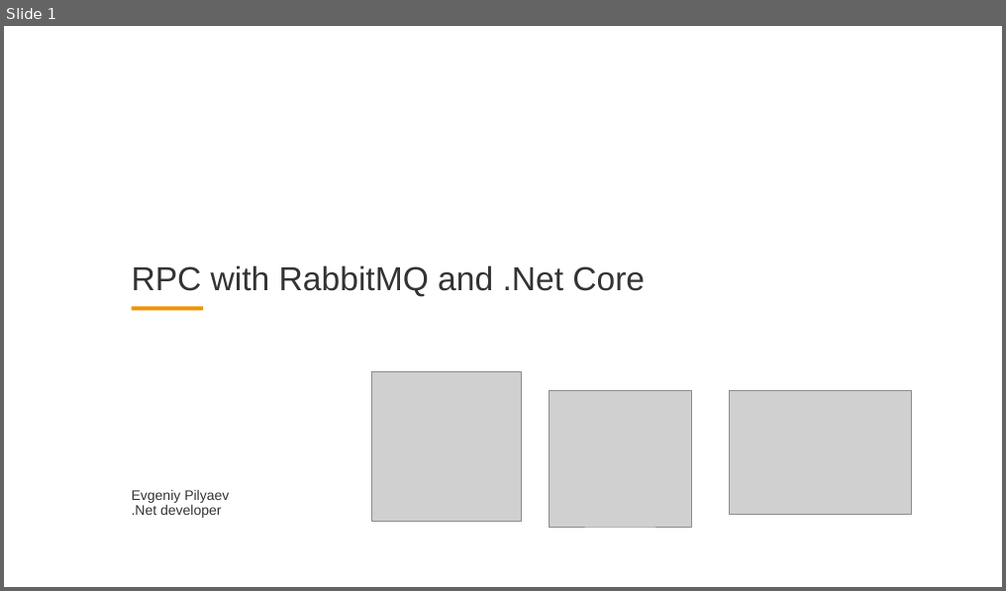
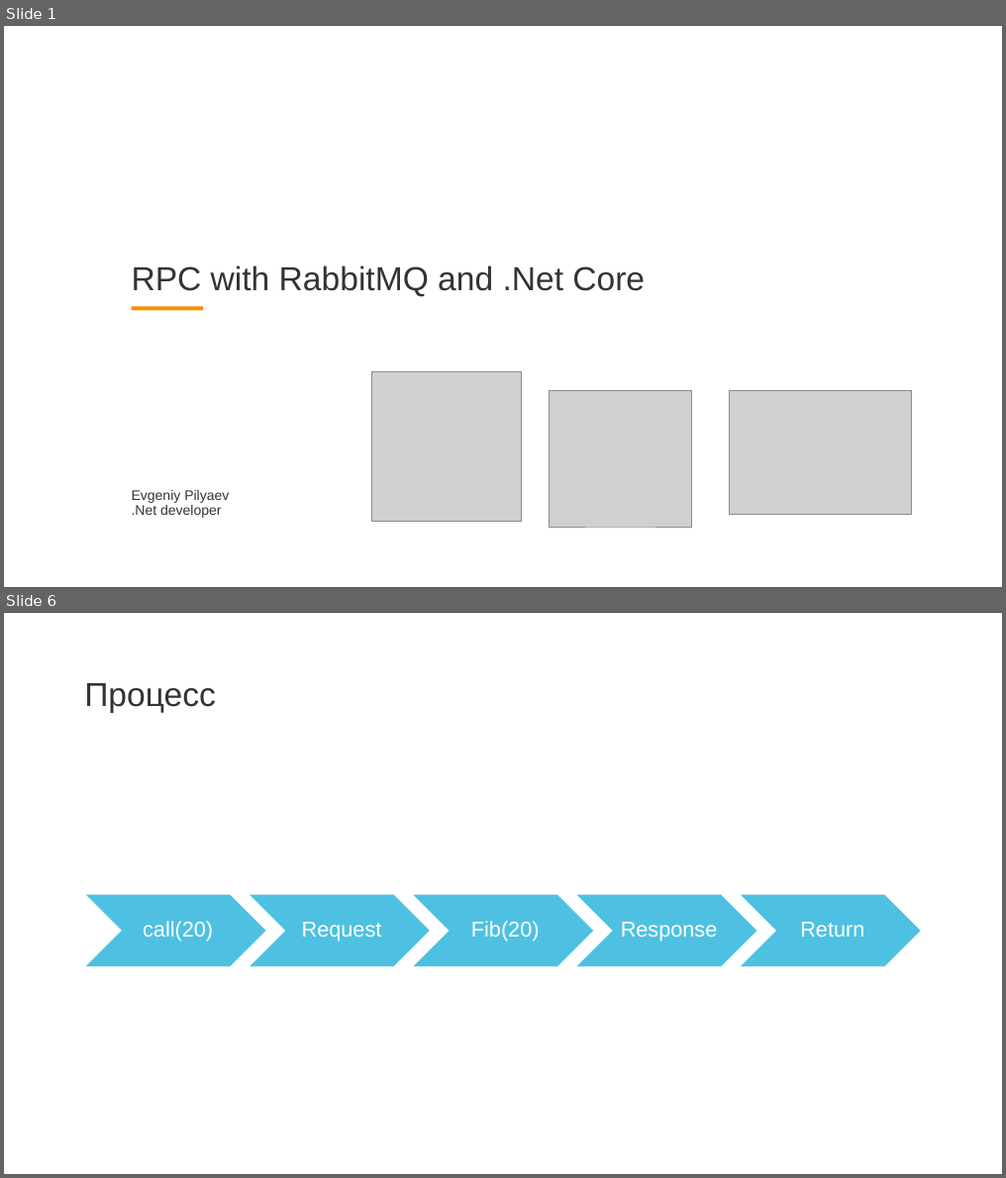
Before and after one commit to EPilyaev/RabbitMQNetCore, a slide deck: RMQ_RPC.pptm. Shown one above the other, each under a label of ours: slide 1 before the commit, slides 1 and 6 after it; the slides between them are not shown. The pictures are 1006x591 and 1006x1178 pixels, drawn with LibreOffice and Linux fonts; fonts in the diff are those of the drawing; grey boxes stand for pictures; background and template pictures are left out. Boxes give left, top, right and bottom in pixels: in the first picture for what was removed or moved away, otherwise in the second. Text is boxed around its words. In the diff, an @@ line names an element or a change of style, - is before the commit and + after.

```diff
--- a/RMQ_RPC.pptm
+++ b/RMQ_RPC.pptm
@@ slide 6 added at <box>4,613,1002,1174</box>, background #FFFFFF @@
@@ title added at <box>84,683,216,712</box>, 48 pt, text #333332 @@
+Процесс
@@ group added at <box>85,894,921,967</box>: 5 chevrons, 5 texts @@
+call(20)
+Request
+Fib(20)
+Response
+Return
```
Also in this commit, not shown: 1 slide changed, 7 other slides added.
